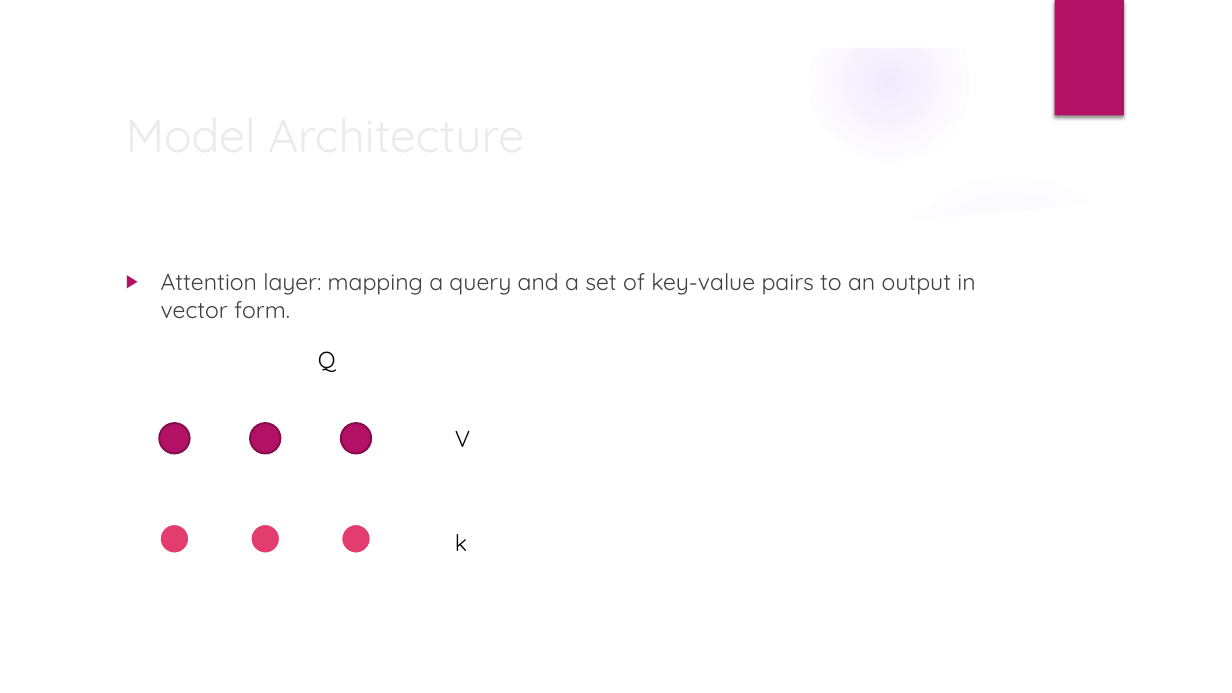
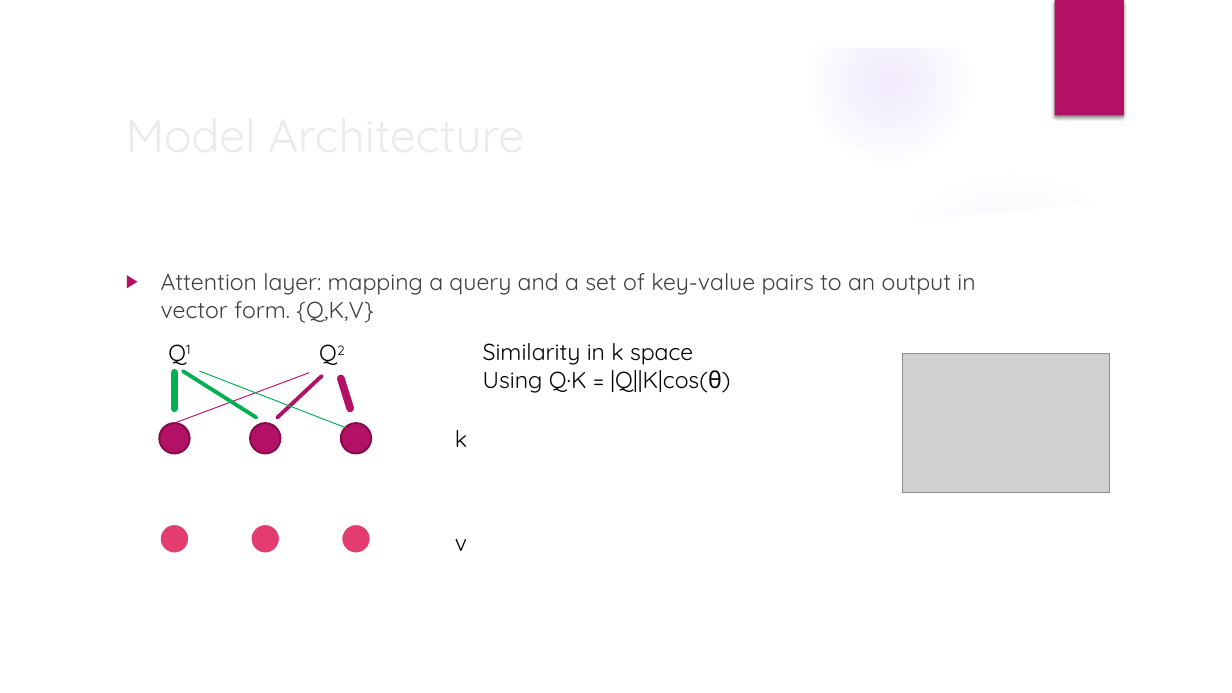
Before and after one commit to erdeq-upenn/code_public, a slide deck: slide 7 of slides/Transformer Review.pptx (slide 6 before the commit). Drawn at 1232x693 pixels with LibreOffice and Linux fonts; fonts in the diff are those of the drawing; grey boxes stand for pictures; background and template pictures are left out. Boxes give left, top, right and bottom in pixels: in the first picture for what was removed or moved away, otherwise in the second. Text is boxed around its words. In the diff, an @@ line names an element or a change of style, - is before the commit and + after.

```diff
--- a/slides/Transformer Review.pptx
+++ b/slides/Transformer Review.pptx
@@ text at (x1=161, y1=273, x2=975, y2=323): text changed @@
-▶ Attention layer: mapping a query and a set of key-value pairs to an output in vector form.
+▶ Attention layer: mapping a query and a set of key-value pairs to an output in vector form. {Q,K,V}
@@ text added at (x1=159, y1=334, x2=206, y2=371), 18 pt, text #000000 @@
+Q1
@@ text at (x1=318, y1=351, x2=336, y2=372): text changed @@
-Q
+Q2
@@ text added at (x1=483, y1=343, x2=730, y2=393), 18 pt, text #000000 @@
+Similarity in k space
+Using Q·K = |Q||K|cos(θ)
@@ picture added at (x1=902, y1=353, x2=1109, y2=493) @@
@@ line added from (175, 423) to (309, 373), #B31166 0.75 pt @@
@@ line added from (175, 409) to (175, 373), #00B050 6 pt @@
@@ line added from (183, 372) to (256, 418), #00B050 3 pt @@
@@ line added from (200, 372) to (346, 428), #00B050 0.75 pt @@
@@ line added from (277, 418) to (322, 376), #B31166 3 pt @@
@@ line added from (350, 409) to (341, 379), #B31166 6 pt @@
@@ text at (x1=455, y1=430, x2=467, y2=447): text changed @@
-V
+k
@@ text at (x1=455, y1=539, x2=467, y2=551): text changed @@
-k
+v
```
Also in this commit, not shown: 4 other slides changed, 1 slide added.
